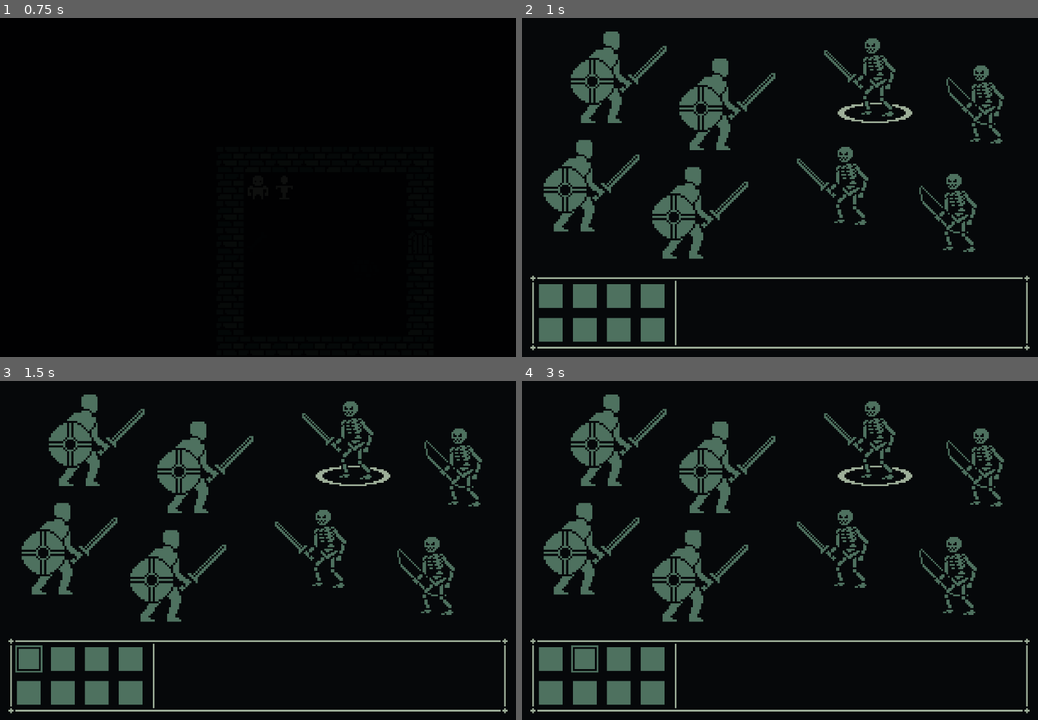
Above: before the commit, frames 1-4 (two rows, left to right).
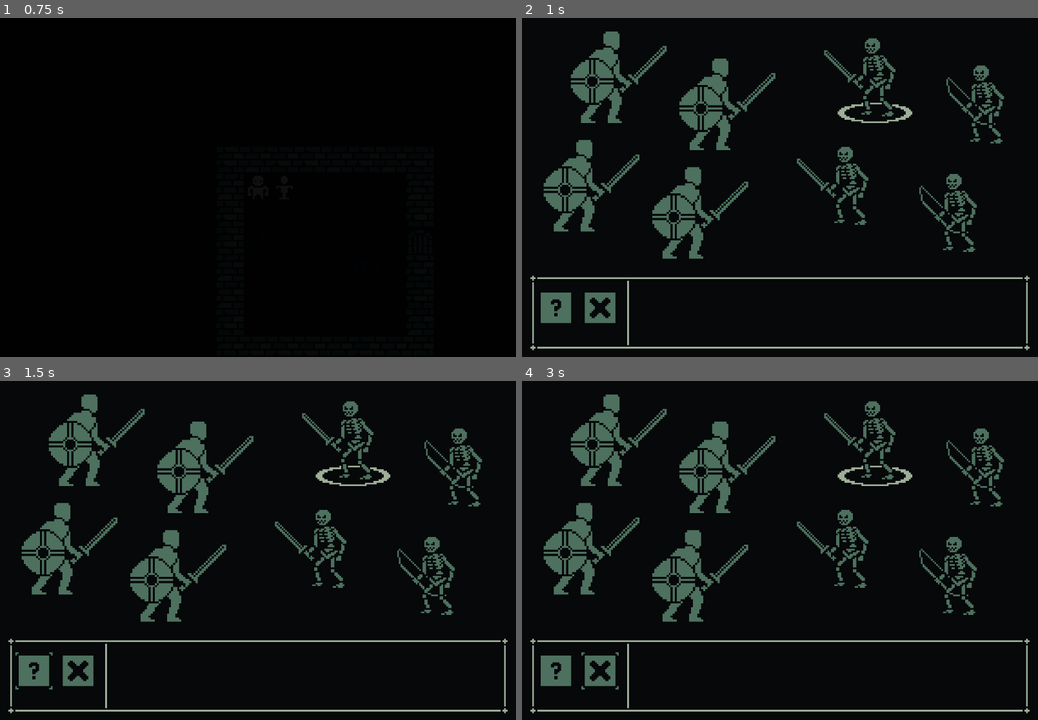
Above: after the commit, the same moments.

Repository: Paraldos/vampire-game
Game: Godot game, scene res://world.tscn
Two runs of this game, one before a commit and one after it. Both use one fixed random seed, a clock stepped at 60 frames per second and the inputs below.
Inputs (mouse positions are in pixels of both pictures, inside the frame that each line leads up to):
- Up to frame 1 (0.75 s): tap Enter at 0.5 s; hold D (right) from 0.53 s (still down)
- Up to frame 2 (1 s): keep holding D (right)
- Up to frame 3 (1.5 s): release D (right) at 1.25 s; click (30, 658) at 1.27 s
- Up to frame 4 (3 s): click (558, 669) at 2.02 s; click (583, 658) at 2.77 s

Frame 1 is identical in both runs. In frame 2, 2.8% of the frame differs, in the area x 3-30%, y 77-97%; in frame 3, 2.8%; in frame 4, 2.8%.

Commit message:
working on action

Diff:
--- /dev/null
+++ b/combat/action_btn.gd
@@ -0,0 +1,3 @@
+extends DefaultBtn
+
+@export var action : CombatAction
--- /dev/null
+++ b/combat/action_btn.tscn
@@ -0,0 +1,17 @@
+[gd_scene format=3 uid="uid://bgaxwo36tpkjn"]
+
+[ext_resource type="Texture2D" uid="uid://s2xebhigljv4" path="res://assets/images/actions.png" id="1_eflnu"]
+[ext_resource type="Theme" uid="uid://cd6ht6ujise3c" path="res://main_theme.tres" id="1_ffen4"]
+[ext_resource type="Script" uid="uid://db2jhne6av8k4" path="res://combat/action_btn.gd" id="3_ffen4"]
+
+[sub_resource type="AtlasTexture" id="AtlasTexture_6yvgj"]
+atlas = ExtResource("1_eflnu")
+region = Rect2(16, 16, 16, 16)
+
+[node name="InfoBtn" type="Button" unique_id=1104357048]
+custom_minimum_size = Vector2(22, 22)
+offset_right = 24.0
+offset_bottom = 24.0
+theme = ExtResource("1_ffen4")
+icon = SubResource("AtlasTexture_6yvgj")
+script = ExtResource("3_ffen4")
--- a/combat/combat_controlls.gd
+++ b/combat/combat_controlls.gd
@@ -1,7 +1,12 @@
 extends MarginContainer
 
 func _ready() -> void:
+	_on_activate_character(CombatManager.get_active_character())
 	GlobalSignals.activate_character.connect(_on_activate_character)
 
 func _on_activate_character(activted_character : Character):
-	print(activted_character)
+	if activted_character is Enemy:
+		pass
+	if activted_character is Hero:
+		for action in activted_character.actions:
+			print(action)
--- a/combat/combat_controlls.tscn
+++ b/combat/combat_controlls.tscn
@@ -2,6 +2,12 @@
 
 [ext_resource type="Theme" uid="uid://cd6ht6ujise3c" path="res://main_theme.tres" id="1_65ica"]
 [ext_resource type="Script" uid="uid://c7qro5mi67wjj" path="res://combat/combat_controlls.gd" id="2_gbx52"]
+[ext_resource type="Texture2D" uid="uid://s2xebhigljv4" path="res://assets/images/actions.png" id="3_6yvgj"]
+[ext_resource type="PackedScene" uid="uid://bgaxwo36tpkjn" path="res://combat/action_btn.tscn" id="3_dl3kb"]
+
+[sub_resource type="AtlasTexture" id="AtlasTexture_gbx52"]
+atlas = ExtResource("3_6yvgj")
+region = Rect2(0, 16, 16, 16)
 
 [node name="CombatControlls" type="MarginContainer" unique_id=120188225]
 anchors_preset = 15
@@ -23,41 +29,22 @@
 [node name="HBoxContainer" type="HBoxContainer" parent="PanelContainer" unique_id=885427634]
 layout_mode = 2
 
-[node name="GridContainer" type="GridContainer" parent="PanelContainer/HBoxContainer" unique_id=1497421392]
-layout_mode = 2
-columns = 4
-
-[node name="Button" type="Button" parent="PanelContainer/HBoxContainer/GridContainer" unique_id=1306738341]
-custom_minimum_size = Vector2(16, 16)
+[node name="VBoxContainer" type="VBoxContainer" parent="PanelContainer/HBoxContainer" unique_id=1038966100]
 layout_mode = 2
 
-[node name="Button2" type="Button" parent="PanelContainer/HBoxContainer/GridContainer" unique_id=1781957914]
-custom_minimum_size = Vector2(16, 16)
+[node name="ActionsContainer" type="HBoxContainer" parent="PanelContainer/HBoxContainer/VBoxContainer" unique_id=2116276628]
 layout_mode = 2
 
-[node name="Button3" type="Button" parent="PanelContainer/HBoxContainer/GridContainer" unique_id=693810090]
-custom_minimum_size = Vector2(16, 16)
+[node name="DefaultContainer" type="HBoxContainer" parent="PanelContainer/HBoxContainer/VBoxContainer" unique_id=1749815136]
 layout_mode = 2
 
-[node name="Button4" type="Button" parent="PanelContainer/HBoxContainer/GridContainer" unique_id=1864741402]
-custom_minimum_size = Vector2(16, 16)
+[node name="InfoBtn" parent="PanelContainer/HBoxContainer/VBoxContainer/DefaultContainer" unique_id=1832906205 instance=ExtResource("3_dl3kb")]
 layout_mode = 2
 
-[node name="Button5" type="Button" parent="PanelContainer/HBoxContainer/GridContainer" unique_id=1551707438]
-custom_minimum_size = Vector2(16, 16)
+[node name="PassBtn" type="Button" parent="PanelContainer/HBoxContainer/VBoxContainer/DefaultContainer" unique_id=633417442]
+custom_minimum_size = Vector2(22, 22)
 layout_mode = 2
-
-[node name="Button6" type="Button" parent="PanelContainer/HBoxContainer/GridContainer" unique_id=413500767]
-custom_minimum_size = Vector2(16, 16)
-layout_mode = 2
-
-[node name="Button7" type="Button" parent="PanelContainer/HBoxContainer/GridContainer" unique_id=1996741043]
-custom_minimum_size = Vector2(16, 16)
-layout_mode = 2
-
-[node name="Button8" type="Button" parent="PanelContainer/HBoxContainer/GridContainer" unique_id=1443351740]
-custom_minimum_size = Vector2(16, 16)
-layout_mode = 2
+icon = SubResource("AtlasTexture_gbx52")
 
 [node name="VSeparator" type="VSeparator" parent="PanelContainer/HBoxContainer" unique_id=944197015]
 layout_mode = 2
--- a/data/abilities/Slash.tres
+++ b/data/abilities/Slash.tres
@@ -1,10 +1,8 @@
-[gd_resource type="Resource" script_class="Ability" format=3 uid="uid://cwdjg35nwpxj4"]
+[gd_resource type="Resource" script_class="CombatAction" format=3 uid="uid://cwdjg35nwpxj4"]
 
-[ext_resource type="Script" uid="uid://dmyvvs8hheiig" path="res://data/templates/ability.gd" id="1_h7ycu"]
-[ext_resource type="Texture2D" uid="uid://cws35ufllilh5" path="res://assets/images/abilities.png" id="1_ys47l"]
+[ext_resource type="Script" uid="uid://dmyvvs8hheiig" path="res://data/templates/combat_action.gd" id="1_h7ycu"]
 
 [sub_resource type="AtlasTexture" id="AtlasTexture_h7ycu"]
-atlas = ExtResource("1_ys47l")
 region = Rect2(0, 0, 16, 16)
 
 [resource]
--- a/data/enemies/skeleton_archer.tres
+++ b/data/enemies/skeleton_archer.tres
@@ -1,6 +1,6 @@
 [gd_resource type="Resource" script_class="Enemy" format=3 uid="uid://cus46mt8c5el0"]
 
-[ext_resource type="Script" uid="uid://dmyvvs8hheiig" path="res://data/templates/ability.gd" id="1_7y81l"]
+[ext_resource type="Script" uid="uid://dmyvvs8hheiig" path="res://data/templates/combat_action.gd" id="1_7y81l"]
 [ext_resource type="Texture2D" uid="uid://brdulnl5nd3fp" path="res://assets/images/skeleton_archer.png" id="2_4p81i"]
 [ext_resource type="Script" uid="uid://cxjxss65t8lqy" path="res://data/templates/enemy.gd" id="2_ktco2"]
 
--- a/data/heros/test_hero.tres
+++ b/data/heros/test_hero.tres
@@ -1,7 +1,7 @@
 [gd_resource type="Resource" script_class="Hero" format=3 uid="uid://0ip0g2i4llr8"]
 
 [ext_resource type="Script" uid="uid://cf0h8ob5vp2j" path="res://data/templates/hero.gd" id="1_740cv"]
-[ext_resource type="Script" uid="uid://dmyvvs8hheiig" path="res://data/templates/ability.gd" id="1_cwiep"]
+[ext_resource type="Script" uid="uid://dmyvvs8hheiig" path="res://data/templates/combat_action.gd" id="1_cwiep"]
 [ext_resource type="Texture2D" uid="uid://ct7tdvbbxw1gt" path="res://assets/images/battle_characters.png" id="1_dgo5v"]
 [ext_resource type="Resource" uid="uid://cwdjg35nwpxj4" path="res://data/abilities/Slash.tres" id="2_s6xrq"]
 
@@ -9,5 +9,5 @@
 script = ExtResource("1_740cv")
 combat_sprite = ExtResource("1_dgo5v")
 current_hp = null
-abilities = Array[ExtResource("1_cwiep")]([ExtResource("2_s6xrq")])
+actions = Array[ExtResource("1_cwiep")]([ExtResource("2_s6xrq")])
 metadata/_custom_type_script = "uid://cf0h8ob5vp2j"
--- a/data/templates/character.gd
+++ b/data/templates/character.gd
@@ -5,4 +5,4 @@
 @export var combat_sprite: Texture2D
 @export var max_hp := 10
 @export var current_hp := max_hp
-@export var abilities: Array[Ability]
+@export var actions: Array[CombatAction]
--- a/data/templates/ability.gd
+++ b/data/templates/combat_action.gd
@@ -1,5 +1,5 @@
 extends Resource
-class_name Ability
+class_name CombatAction
 
 @export var title := ""
 @export var img :Texture2D
--- /dev/null
+++ b/manager/default_btn.gd
@@ -0,0 +1,5 @@
+extends Button
+class_name DefaultBtn
+
+func _ready() -> void:
+	pass
Binary file removed: assets/images/abilities.png
Binary file added: assets/images/actions.aseprite
Binary file added: assets/images/actions.png
Not shown, changed: assets/images/actions.png.import
Binary file changed: assets/images/button.aseprite
Binary file changed: assets/images/button.png
Not shown, added: combat/action_btn.gd.uid
Renamed: data/templates/ability.gd.uid -> data/templates/combat_action.gd.uid
Not shown, added: manager/default_btn.gd.uid
